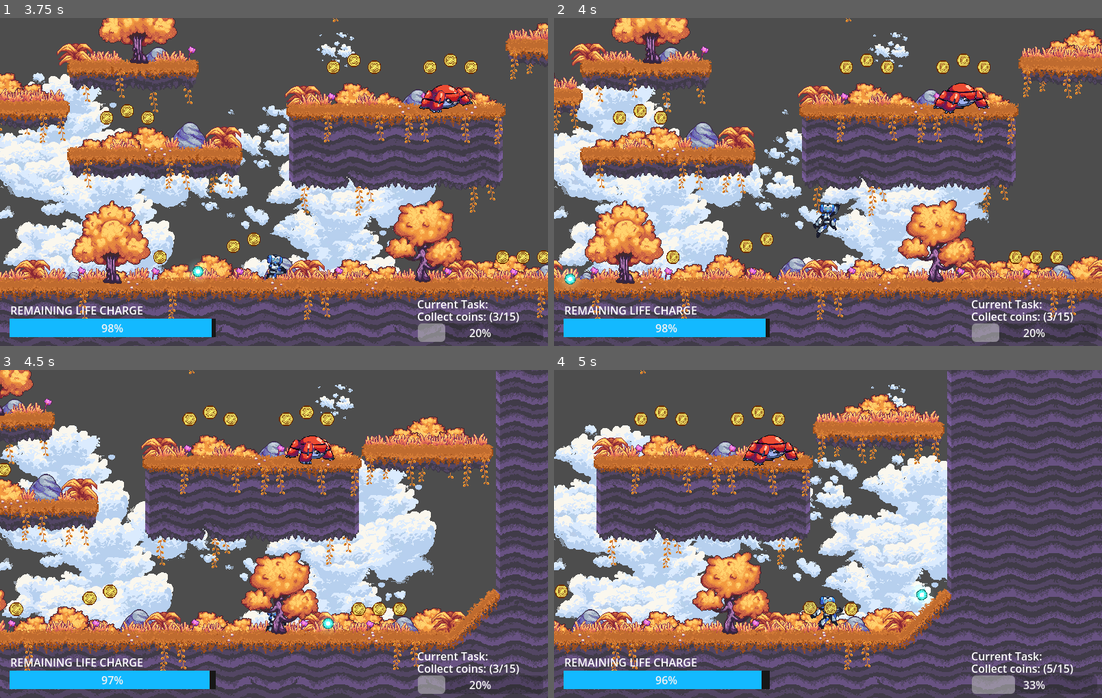
Above: before the commit, frames 1-4 (two rows, left to right).
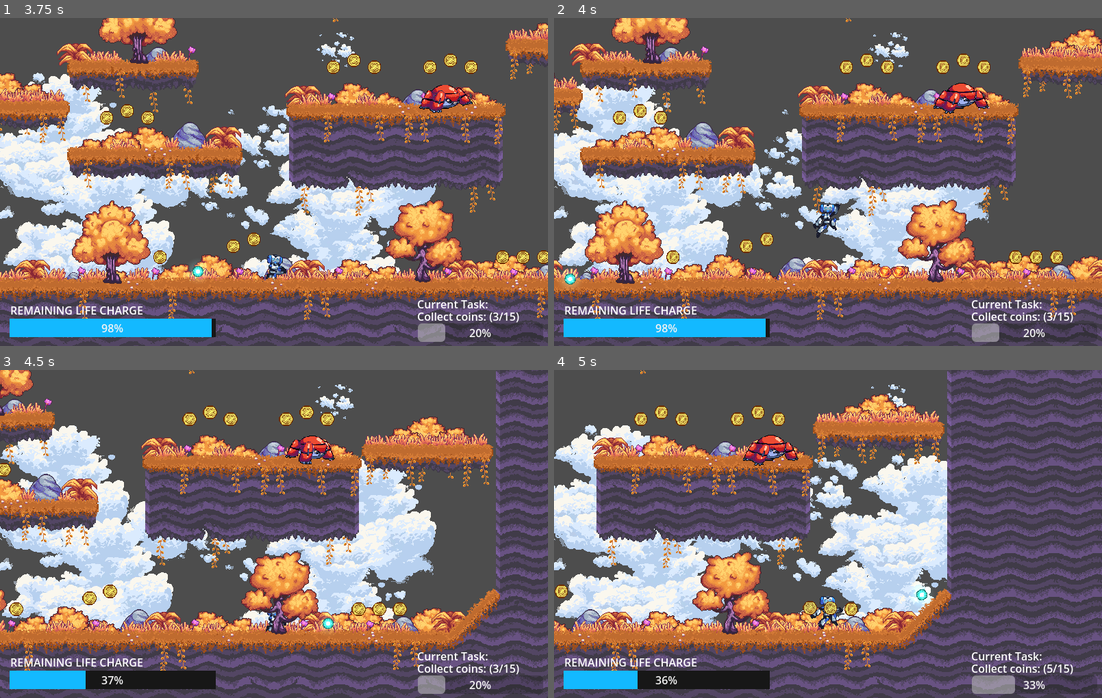
Above: after the commit, the same moments.

Repository: javidwaldron/2D-Platformer
Game: Godot game, scene res://main_menu.tscn
The game is run twice, just before and just after one commit, with the same random seed, the same clock (stepped at 60 frames per second) and the same inputs.
Inputs (mouse positions are in pixels of both pictures, inside the frame that each line leads up to):
- Up to frame 1 (3.75 s): click "Start Game" at 0.5 s; tap Enter at 1.25 s; move the mouse to (394, 165) at 1.27 s; hold Right (move_right) 1.28-2.78 s; tap Space (shoot) every 0.75 s from 1.35 to 3.6 s; click (394, 165) at 1.42 s; tap Up (jump) at 1.52, 2.27 s; move the mouse to (164, 198) at 2.02 s; move the mouse to (328, 109) at 2.77 s; hold Left (move_left) 2.78-3.53 s; move the mouse to (246, 247) at 3.52 s; hold Right (move_right) from 3.53 s (still down); click (246, 247) at 3.67 s
- Up to frame 2 (4 s): keep holding Right (move_right); tap Up (jump) at 3.77 s
- Up to frame 3 (4.5 s): keep holding Right (move_right); move the mouse to (438, 583) at 4.27 s; tap Space (shoot) at 4.35 s
- Up to frame 4 (5 s): keep holding Right (move_right); tap Up (jump) at 4.52 s

Frame 1 is identical in both runs. In frame 2, 0.1% of the frame differs, in the area x 59-65%, y 75-80%; in frame 3, 1.3%, in the area x 15-39%, y 91-98%; in frame 4, 1.3%.

Commit message:
fix enemy attack

Diff:
--- a/2dPlatformeer/enemy/enemy.gd
+++ b/2dPlatformeer/enemy/enemy.gd
@@ -44,13 +44,15 @@
 
 
 	if fireleft == true:
-
 		ray_cast_player_left.enabled = false
-		attacktimer.start()
+		if attacktimer:
+			print("⏳ attacktimer 对象存在，调用 start()")
+			attacktimer.start()
+		else:
+			print("no attack timer")
 		fireleft = false
 
 	if fireright == true:
-
 		ray_cast_player_right.enabled = false
 		attacktimer.start()
 		fireright = false
--- a/2dPlatformeer/enemy/enemy.tscn
+++ b/2dPlatformeer/enemy/enemy.tscn
@@ -338,3 +338,4 @@
 [node name="AttackTimer" type="Timer" parent="."]
 
 [connection signal="timeout" from="Timer" to="." method="_on_timer_timeout"]
+[connection signal="timeout" from="AttackTimer" to="." method="_on_attack_timer_timeout"]
